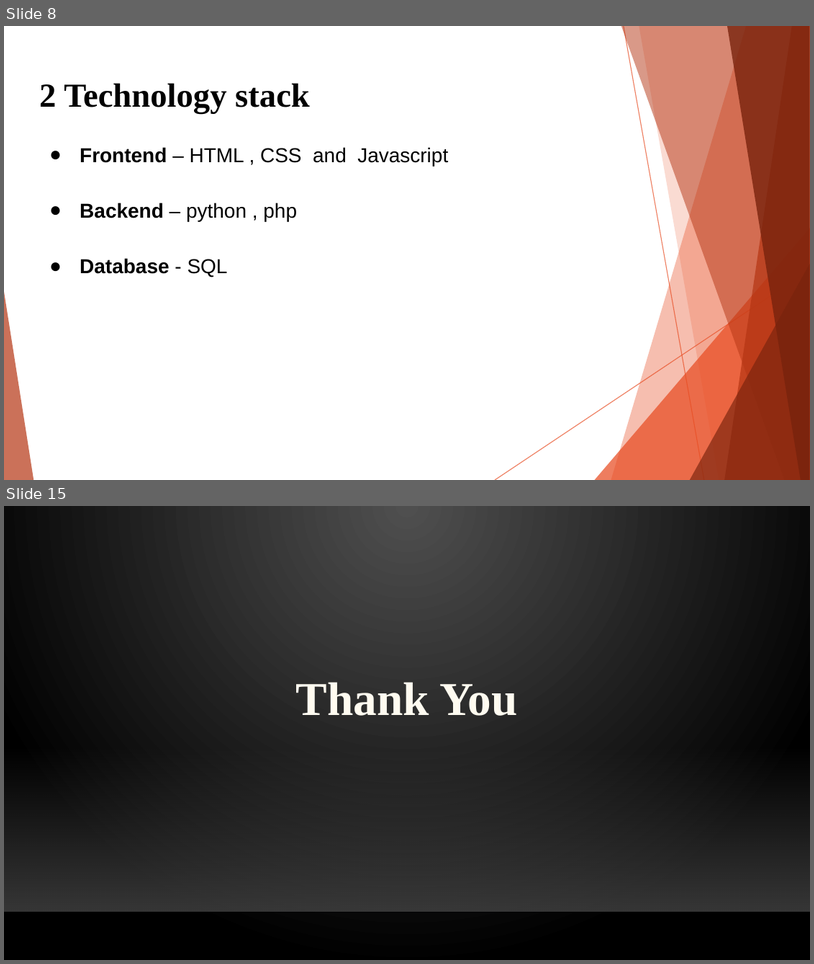
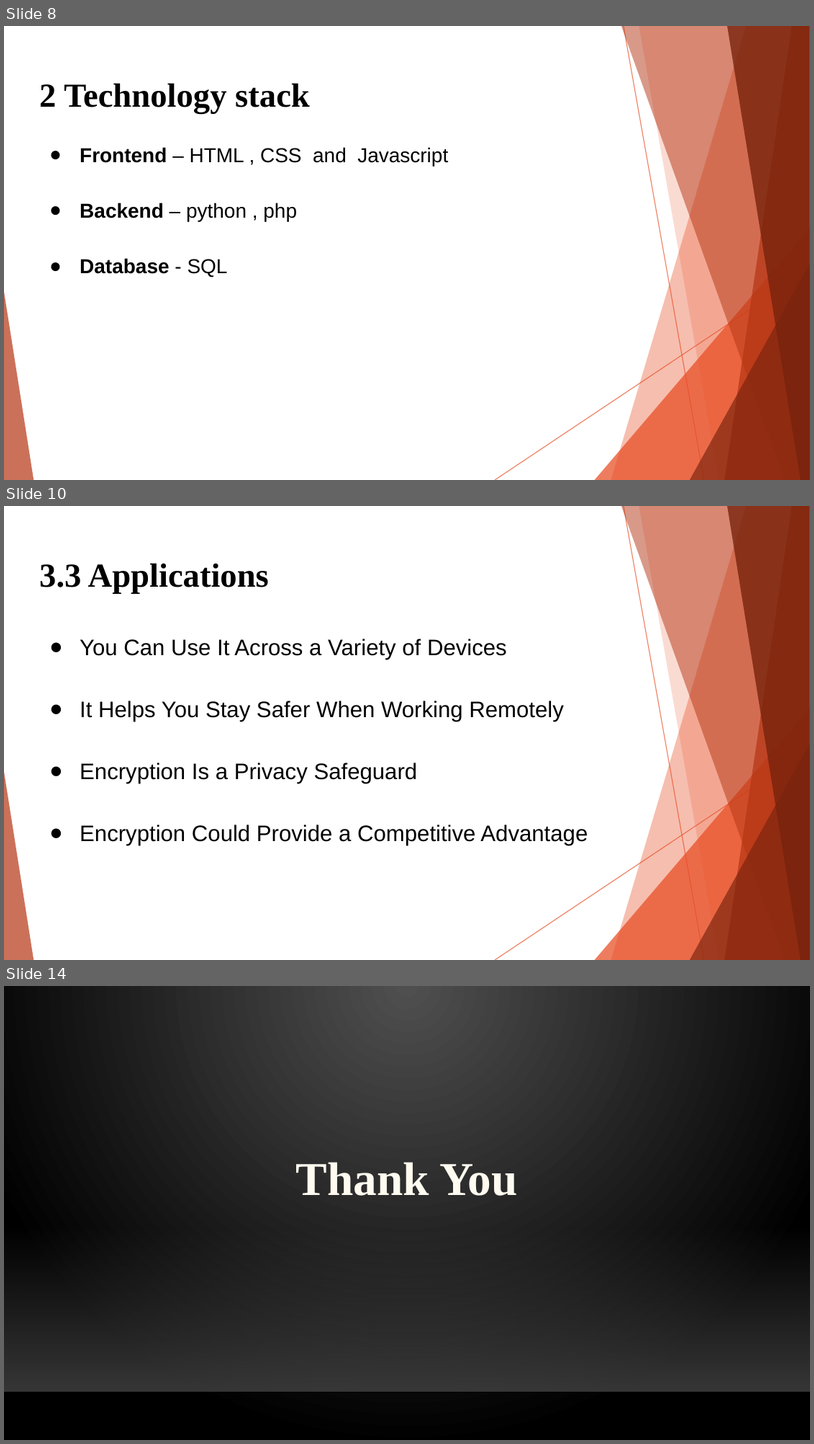
Before and after one commit to SmitPanchal61/Secerative, a slide deck: docs/SE_Mini Project_Presentation1_2021-2022_Group_14.pptx. Shown one above the other, each under a label of ours: slides 8 and 15 before the commit, slides 8, 10 and 14 after it; the slides between them are not shown. The pictures are 814x964 and 814x1444 pixels, drawn with LibreOffice and Linux fonts; fonts in the diff are those of the drawing; background and template pictures are left out. Boxes give left, top, right and bottom in pixels: in the first picture for what was removed or moved away, otherwise in the second. Text is boxed around its words. In the diff, an @@ line names an element or a change of style, - is before the commit and + after.

```diff
--- a/docs/SE_Mini Project_Presentation1_2021-2022_Group_14.pptx
+++ b/docs/SE_Mini Project_Presentation1_2021-2022_Group_14.pptx
@@ slide 10 added at (4, 506, 810, 960), background #FFFFFF; not listed: 10 template elements that a slide beside it also shows @@
@@ text added at (39, 563, 269, 594), 30 pt, text #000000, bold @@
+3.3 Applications
@@ text added at (80, 638, 588, 845), 20 pt, text #000000 @@
+● You Can Use It Across a Variety of Devices
+● It Helps You Stay Safer When Working Remotely
+● Encryption Is a Privacy Safeguard
+● Encryption Could Provide a Competitive Advantage
@@ what was slide 15 is now slide 14 @@
```
Also in this commit, not shown: 2 slides changed, 1 other slide added, 3 slides removed, 1 other file.
